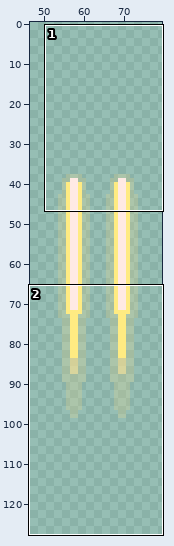
File history of a sprite sheet, assets/png/bullets.png. The first picture is a wide view before the edit; the outline marks the close-up.
Close-up. Before the commit:
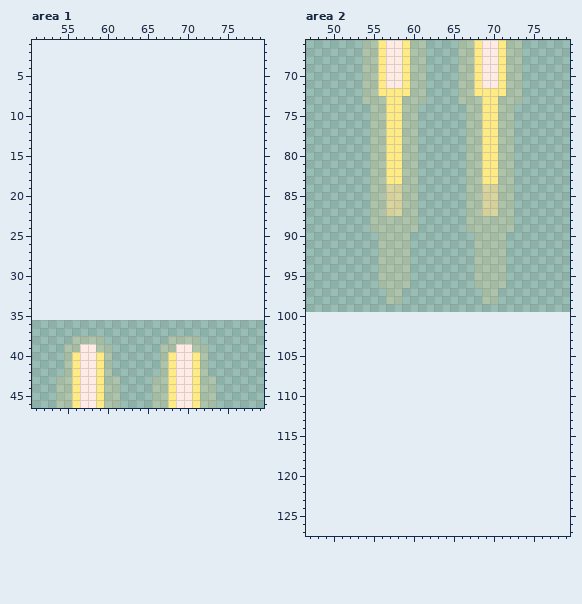
The file is 64x64 pixels. Shown: area 1: x 51..79, y 1..46; area 2: x 47..79, y 66..127. The old version is drawn lined up with the new one, on the new canvas. The wide view leaves out empty margins.
After the commit:
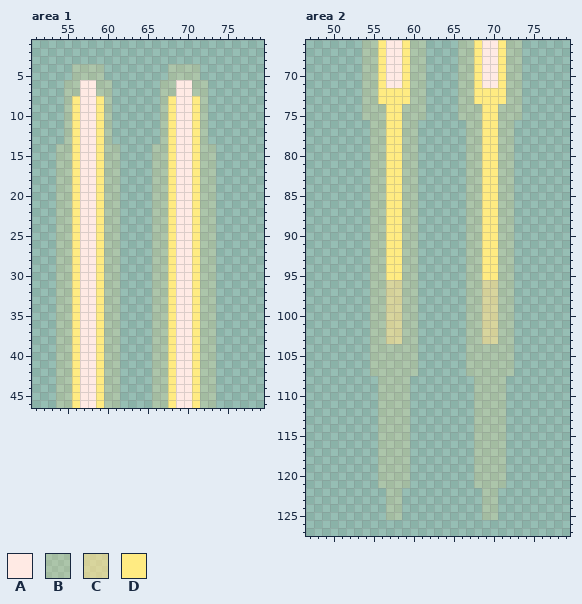
Palette (. is transparent): A #ffeae4  B #ffdf8636  C #ffe28fa1  D #ffeb82
From old to new:
canvas 64x64 -> 128x128, the old top-left corner now at 32,36
Area 1:
y 4..5: x 56..59 .... -> BBBB; x 68..71 .... -> BBBB
y 6..7: x 55..60 ...... -> BBAABB; x 67..72 ...... -> BBAABB
y 8..13: x 55..60 ...... -> BDAADB; x 67..72 ...... -> BDAADB
y 14..37: x 54..61 ........ -> BBDAADBB; x 66..73 ........ -> BBDAADBB
y 38: x 54..61 ..BBBB.. -> BBDAADBB; x 66..73 ..BBBB.. -> BBDAADBB
y 39: x 54 . -> B; x 56 B -> D; x 59 B -> D; x 61 . -> B; x 66 . -> B; x 68 B -> D; x 71 B -> D; x 73 . -> B
y 40..42: x 54 . -> B; x 61 . -> B; x 66 . -> B; x 73 . -> B
Area 2:
y 73: x 56 B -> D; x 59 B -> D; x 68 B -> D; x 71 B -> D
y 74..75: x 54 . -> B; x 61 . -> B; x 66 . -> B; x 73 . -> B
y 84..87: x 57..58 CC -> DD; x 69..70 CC -> DD
y 88..89: x 57..58 BB -> DD; x 69..70 BB -> DD
y 90..95: x 55 . -> B; x 57..58 BB -> DD; x 60 . -> B; x 67 . -> B; x 69..70 BB -> DD; x 72 . -> B
y 96: x 55 . -> B; x 57..58 BB -> CC; x 60 . -> B; x 67 . -> B; x 69..70 BB -> CC; x 72 . -> B
y 97..98: x 55..60 ..BB.. -> BBCCBB; x 67..72 ..BB.. -> BBCCBB
y 99..103: x 55..60 ...... -> BBCCBB; x 67..72 ...... -> BBCCBB
y 104..107: x 55..60 ...... -> BBBBBB; x 67..72 ...... -> BBBBBB
y 108..121: x 56..59 .... -> BBBB; x 68..71 .... -> BBBB
y 122..125: x 57..58 .. -> BB; x 69..70 .. -> BB
Changed places in both close-ups, as pixel boxes (x1, y1, x2, y2):
changed: (56, 64, 120, 376)
changed: (152, 64, 216, 376)
changed: (362, 96, 426, 120)
changed: (458, 96, 522, 120)
changed: (370, 184, 418, 520)
changed: (466, 184, 514, 520)
